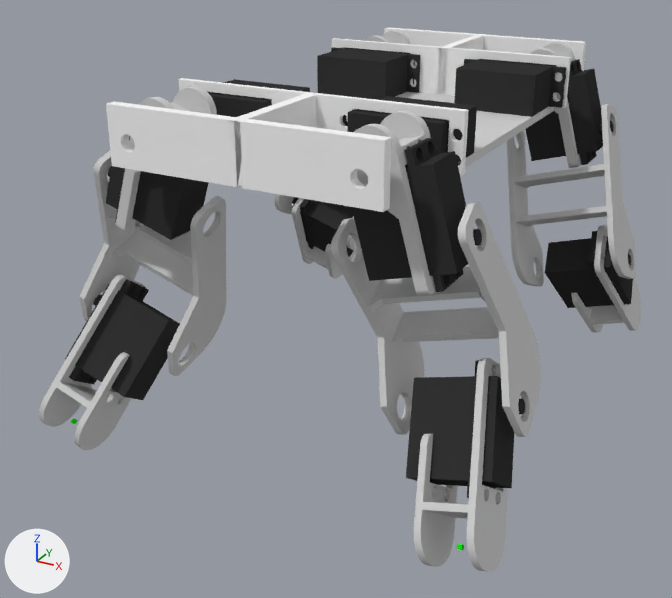
The Blender file soft/strategy/buggybot2.blend: old version first, new version second.
Rendered twice from a 50 mm lens placed at (19.4, -40.2, 10.5), pointed at (-1.4, -2.5, -8.4). The lights are fixed; the arrows at lower left show +X, +Y and +Z.

Names of what the first picture shows: 'Leg.LB.Arm', 'Leg.LB.Forearm', 'Leg.LB.ServoArm', 'Leg.LB.ServoForearm', 'Leg.LB.Shoulder', 'Leg.LB.ShoulderBase', 'Leg.LF.Arm', 'Leg.LF.Forearm', 'Leg.LF.ServoForearm', 'Leg.RB.Arm', 'Leg.RB.Forearm', 'Leg.RB.ServoArm', 'Leg.RB.ServoForearm', 'Leg.RB.ShoulderBase', 'Leg.RF.Arm', 'Leg.RF.Forearm', 'Leg.RF.ServoArm', 'Leg.RF.ServoBase', 'Leg.RF.ServoForearm', 'Leg.RF.Shoulder'.
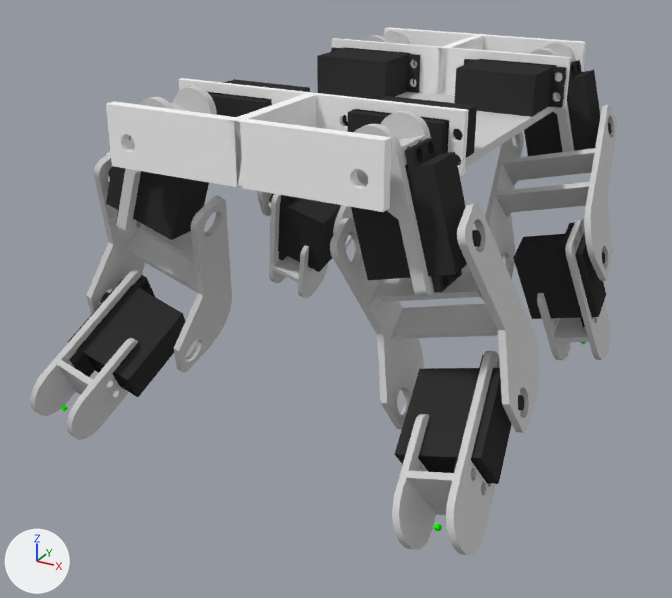
What differs and where, as boxes (x1, y1, x2, y2) in the pictures (672 x 598 px):
'Leg.RB.Arm', moved, turned: before (331, 202, 541, 437); after (330, 203, 539, 433)
'Leg.RF.Arm', moved, turned: before (507, 104, 636, 286); after (485, 105, 617, 281)
'Leg.RB.Forearm', moved, turned: before (414, 358, 508, 572); after (392, 351, 500, 555)
'Leg.LB.Arm', moved, turned: before (80, 151, 226, 376); after (86, 152, 232, 373)
'Leg.RB.ServoForearm', moved, turned: before (406, 360, 525, 498); after (394, 355, 524, 484)
'Leg.LB.ServoForearm', moved, turned: before (65, 279, 180, 400); after (68, 275, 186, 397)
'Leg.LB.Forearm', moved, turned: before (39, 275, 146, 450); after (30, 269, 143, 440)
'Leg.RF.ServoForearm', moved, turned: before (545, 231, 633, 310); after (513, 222, 606, 327)
'Leg.RF.Forearm', moved, turned: before (572, 225, 641, 332); after (537, 219, 610, 360)
'Leg.RF.ServoArm', moved, turned: before (525, 59, 613, 165); after (524, 60, 611, 156)
'Leg.LB.ServoArm', moved: (106, 136, 209, 240) in both
'Leg.LF.ServoForearm', moved, turned: before (292, 197, 354, 257); after (269, 193, 341, 272)
'Leg.LF.Forearm', moved, turned: before (292, 198, 355, 279); after (269, 194, 328, 298)
'Leg.LB.Shoulder', moved: (116, 86, 217, 233) in both
'Leg.RF.Shoulder', moved, turned: before (529, 42, 581, 168); after (529, 42, 575, 152)
'Leg.LF.Arm', moved, turned: before (275, 194, 356, 251); after (257, 191, 353, 248)

What changed in the scene script:
```text
Change ob_leg_rb_arm:
    ob_leg_rb_arm.location: (6.66, -7.55, -4.42) -> (6.56, -7.43, -4.34)
    ob_leg_rb_arm.rotation_euler: (-2.738, -0.274, 0.0) -> (-2.695, -0.262, 0.0)  # degrees (-157, -16, 0) -> degrees (-154, -15, 0)
Change ob_leg_rb_forearm:
    ob_leg_rb_forearm.location: (9.04, -9.19, -11.18) -> (8.8, -9.84, -10.95)
    ob_leg_rb_forearm.rotation_euler: (0.653, 0.274, 3.142) -> (1.018, 0.262, -3.142)  # degrees (37, 16, 180) -> degrees (58, 15, -180)
Change ob_leg_rb_servoforearm:
    ob_leg_rb_servoforearm.location: (6.32, -8.98, -9.1) -> (6.18, -8.67, -9.08)
    ob_leg_rb_servoforearm.rotation_euler: (0.341, -0.625, -1.775) -> (0.472, -0.965, -1.968)  # degrees (20, -36, -102) -> degrees (27, -55, -113)
Change ob_leg_lb_shoulder:
    ob_leg_lb_shoulder.location: (-7.1, -9.8, -1.76) -> (-7.07, -9.8, -1.78)
Change ob_leg_lb_servoarm:
    ob_leg_lb_servoarm.location: (-4.51, -9.8, -2.21) -> (-4.48, -9.8, -2.2)
Change ob_leg_lb_arm:
    ob_leg_lb_arm.location: (-6.91, -7.7, -4.46) -> (-6.82, -7.54, -4.36)
    ob_leg_lb_arm.rotation_euler: (0.351, 0.311, 0.0) -> (0.408, 0.302, 0.0)  # degrees (20, 18, 0) -> degrees (23, 17, 0)
Change ob_leg_lb_servoforearm:
    ob_leg_lb_servoforearm.location: (-6.71, -9.36, -9.08) -> (-6.61, -8.95, -9.06)
    ob_leg_lb_servoforearm.rotation_euler: (0.374, 2.562, -1.359) -> (0.518, 2.215, -1.144)  # degrees (21, 147, -78) -> degrees (30, 127, -66)
Change ob_leg_lb_forearm:
    ob_leg_lb_forearm.location: (-9.51, -9.46, -11.06) -> (-9.32, -10.06, -10.85)
    ob_leg_lb_forearm.rotation_euler: (0.613, -2.831, 0.0) -> (0.992, -2.84, 0.0)  # degrees (35, -162, 0) -> degrees (57, -163, 0)
Change ob_leg_lf_arm:
    ob_leg_lf_arm.location: (-6.89, 7.6, -4.38) -> (-6.28, 6.41, -2.92)
    ob_leg_lf_arm.rotation_euler: (0.388, -2.831, 0.0) -> (0.939, -2.859, 0.0)  # degrees (22, -162, 0) -> degrees (54, -164, 0)
Change ob_leg_lf_servoforearm:
    ob_leg_lf_servoforearm.location: (-6.71, 9.1, -9.06) -> (-6.01, 5.39, -7.71)
    ob_leg_lf_servoforearm.rotation_euler: (0.384, -0.615, 1.342) -> (0.298, -0.321, 1.474)  # degrees (22, -35, 77) -> degrees (17, -18, 84)
Change ob_leg_lf_forearm:
    ob_leg_lf_forearm.location: (-9.5, 9.3, -11.04) -> (-8.72, 4.73, -9.7)
    ob_leg_lf_forearm.rotation_euler: (0.651, 0.311, 0.0) -> (0.334, 0.283, 0.0)  # degrees (37, 18, 0) -> degrees (19, 16, 0)
Change ob_leg_rf_shoulder:
    ob_leg_rf_shoulder.location: (7.01, 9.8, -1.82) -> (6.89, 9.8, -1.89)
    ob_leg_rf_shoulder.rotation_euler: (2.859, 0.0, 1.571) -> (2.894, 0.0, 1.571)  # degrees (164, 0, 90) -> degrees (166, 0, 90)
Change ob_leg_rf_servoarm:
    ob_leg_rf_servoarm.location: (4.41, 9.8, -2.19) -> (4.28, 9.8, -2.17)
    ob_leg_rf_servoarm.rotation_euler: (-0.283, 0.0, 1.571) -> (-0.247, 0.0, 1.571)  # degrees (-16, 0, 90) -> degrees (-14, 0, 90)
Change ob_leg_rf_arm:
    ob_leg_rf_arm.location: (6.7, 7.5, -4.36) -> (6.13, 6.43, -2.99)
    ob_leg_rf_arm.rotation_euler: (0.421, 0.283, -3.142) -> (0.93, 0.247, -3.142)  # degrees (24, 16, -180) -> degrees (53, 14, -180)
Change ob_leg_rf_servoforearm:
    ob_leg_rf_servoforearm.location: (6.4, 8.86, -9.08) -> (5.69, 5.45, -7.78)
    ob_leg_rf_servoforearm.rotation_euler: (0.362, 2.478, 1.8) -> (-2.884, 0.278, -1.499)  # degrees (21, 142, 103) -> degrees (-165, 16, -86)
Change ob_leg_rf_forearm:
    ob_leg_rf_forearm.location: (9.13, 9.18, -11.12) -> (8.32, 4.66, -9.83)
    ob_leg_rf_forearm.rotation_euler: (-2.445, -0.283, 0.0) -> (-2.854, -0.247, 0.0)  # degrees (-140, -16, 0) -> degrees (-164, -14, 0)
```
